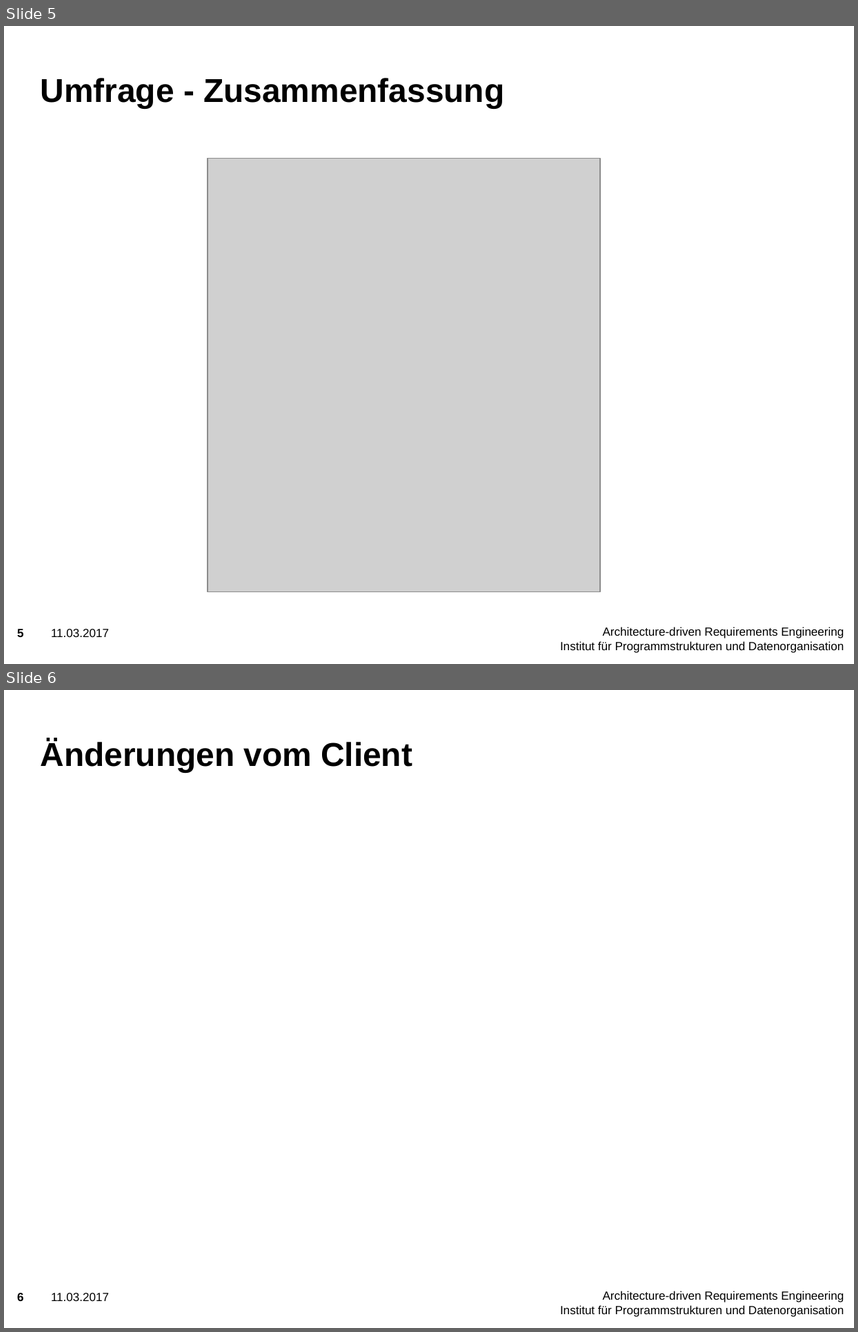
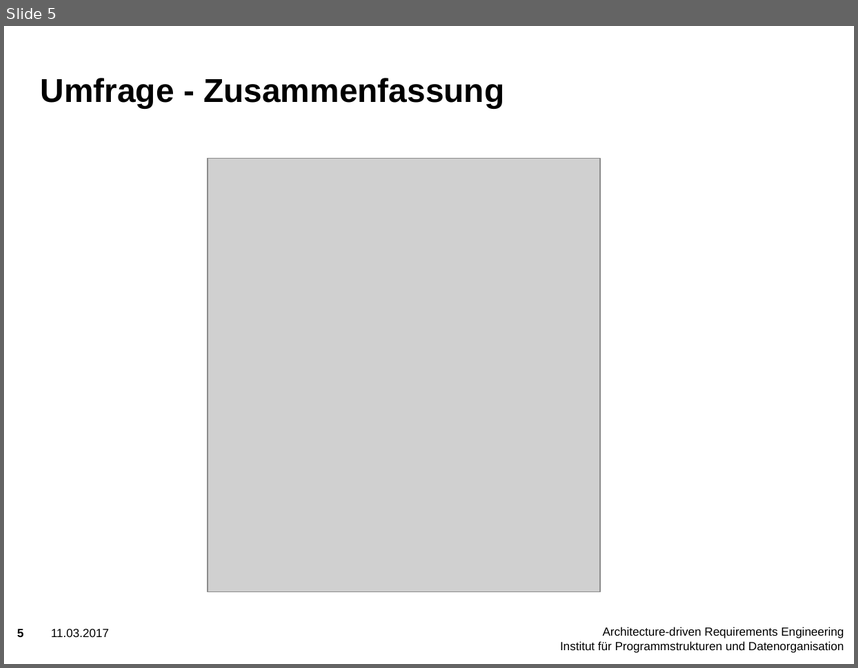
Before and after one commit to njules/goApp, a slide deck: Qualitätssicherung/Testphase.pptx. Shown one above the other, each under a label of ours: slides 5 and 6 before the commit, slide 5 after it. The pictures are 858x1332 and 858x668 pixels, drawn with LibreOffice and Linux fonts; fonts in the diff are those of the drawing; grey boxes stand for pictures; background and template pictures are left out. Boxes give left, top, right and bottom in pixels: in the first picture for what was removed or moved away, otherwise in the second. Text is boxed around its words. In the diff, an @@ line names an element or a change of style, - is before the commit and + after.

```diff
--- a/Qualitätssicherung/Testphase.pptx
+++ b/Qualitätssicherung/Testphase.pptx
@@ slide 6 removed at (4,690,854,1328), background picture (left out); not listed: 3 template elements that a slide beside it also shows @@
@@ title removed at (41,740,412,773) @@
-Änderungen vom Client
```
Also in this commit, not shown: 8 other slides changed, 2 slides added.
